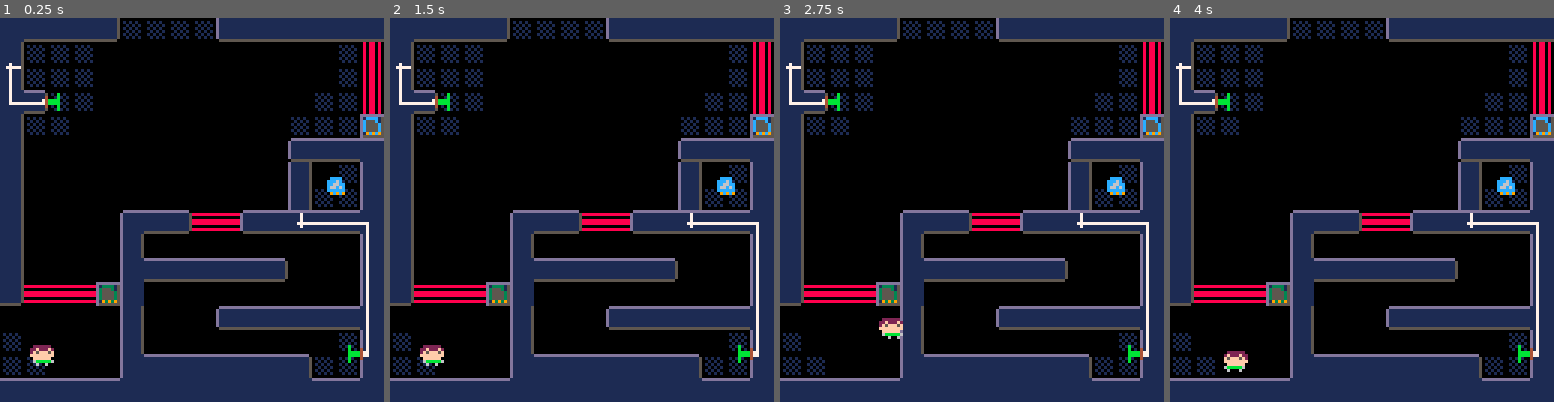
Above: before the commit, frames 1-4 (left to right).
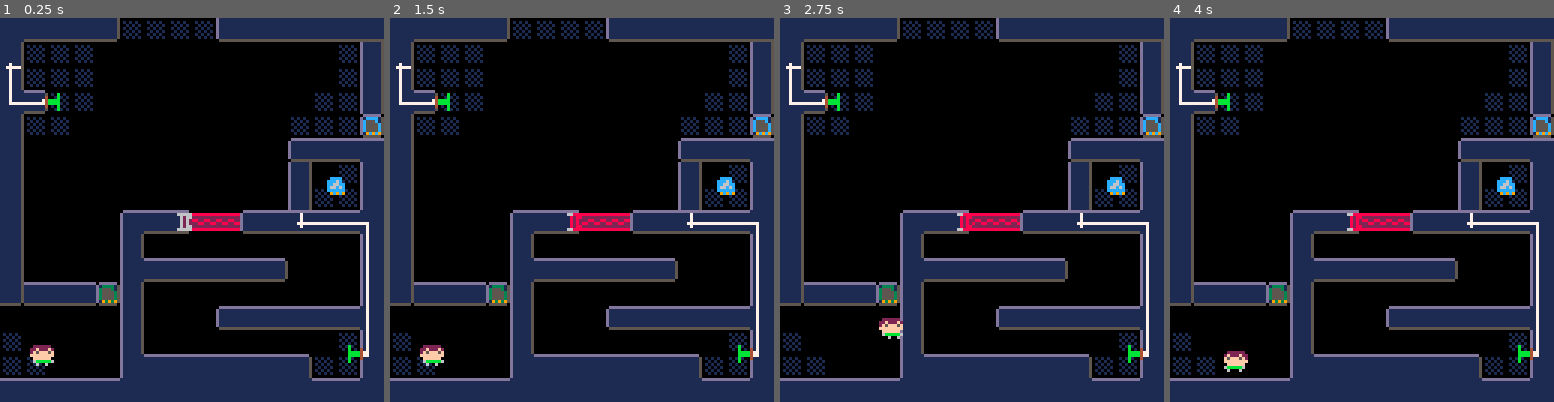
Above: after the commit, the same moments.

Repository: codekitchen/pico-8-circuits
Game: PICO-8 cartridge circuits.p8
The game is run twice, just before and just after one commit, with the same random seed, the same clock (stepped at 60 frames per second) and the same inputs.
Inputs:
- Up to frame 1 (0.25 s): no input
- Up to frame 2 (1.5 s): tap X (X key) at 0.33, 1.07 s; tap O (Z key) at 0.7 s
- Up to frame 3 (2.75 s): hold Right 1.6-2.1 s; tap O (Z key) at 1.7, 2.1, 2.5 s; tap X (X key) at 1.85 s; hold Up 2.15-2.42 s; hold Right from 2.47 s (still down)
- Up to frame 4 (4 s): tap O (Z key) at 2.9, 3.3, 3.7 s; tap X (X key) at 2.97 s; release Right at 3.03 s; hold Left 3.08-3.58 s; hold Down 3.63-3.97 s

The runs differ from the first frame. In frame 1, 2.9% of the frame differs, in the area x 6-100%, y 6-75%; in frame 2, 2.9%; in frame 3, 2.9%; in frame 4, 2.9%.

Commit message:
animate the doorways

Diff:
--- a/circuits.p8
+++ b/circuits.p8
@@ -414,7 +414,7 @@
   opentile=0,
   initialize=function(self,...)
     component.initialize(self,...)
-    if (not self.walltile) self.walltile = self.facing.horiz and 97 or 80
+    self.walltile = self.facing.horiz and 72 or 87
   end,
   tick=function(self)
     local prev=self.open
@@ -428,8 +428,8 @@
     end
   end,
   set_tiles=function(self)
-    for x=self.pos.x+self.doorway[1]*8,self.pos.x+self.doorway[3]*8 do
-      for y=self.pos.y+self.doorway[2]*8,self.pos.y+self.doorway[4]*8 do
+    for x=self.pos.x+self.doorway[1]*8,self.pos.x+self.doorway[3]*8,8 do
+      for y=self.pos.y+self.doorway[2]*8,self.pos.y+self.doorway[4]*8,8 do
         world:tile_set(v({x,y}),self.current)
       end
     end
@@ -440,6 +440,30 @@
   tick=function(self)
     self.powered=self.c.powered
     doorbase.tick(self)
+  end,
+})
+types.energydoor=types.door:copy({
+  spr=96,
+  initialize=function(self,...)
+    types.door.initialize(self,...)
+    self.walltile = self.facing.horiz and 97 or 113
+    if (not self.facing.horiz) self.spr=112
+    self.flipy=self.facing==north
+    self.flipx=self.facing==west
+  end,
+  draw=function(self)
+    types.door.draw(self)
+    if (self.current == self.transition_tile) pal(8,9) actor.draw(self)
+    if (self.current == self.opentile) pal(8,6) actor.draw(self) pal() return
+    if (self.current == self.transition_tile) pal(2,0) pal(8,9)
+    local tile=self.walltile+(self.facing.id<3 and -1 or 1)*flr(tick/2)%4
+    for x=self.pos.x+self.doorway[1]*8,self.pos.x+self.doorway[3]*8,8 do
+      for y=self.pos.y+self.doorway[2]*8,self.pos.y+self.doorway[4]*8,8 do
+        rectfill(x-4,y-4,x+3,y+3,0)
+        spr(tile,x-4,y-4)
+      end
+    end
+    pal()
   end,
 })
 key_colors={2,3,12,8,10}
@@ -451,6 +475,7 @@
   initialize=function(self,...)
     doorbase.initialize(self,...)
     self.opentile = self.facing.horiz and 81 or 82
+    self.walltile = self.facing.horiz and 72 or 87
   end,
   start=function(self)
     if peek(cartdata_base+self.id)>0 then
@@ -828,6 +853,7 @@
 door/60/51/doorway={1,0,5,0/cfacing=west/walltile=72
 button/18/108/cshow=false/flipx=true/reset=2
 robot_spawner/16/96/cfacing=west/robot_id=0/coffs=v{-2,0
+energydoor/60/84/doorway={0,-3,0,-1/facing=north/cshow=false
 |{1,1,2,1
 {4,1,3,1
 ]],{
@@ -836,14 +862,14 @@
   }
 })
 parse_room([[1,1
-|door/20/84/cfacing=south/coffs=v{0,3/doorway={1,0,3,0
+|energydoor/20/84/facing=east/cfacing=south/coffs=v{1,3/doorway={1,0,3,0
 button/10/116/flipx=true/reset=5/cfacing=east/coffs=v{2,-5
-door/88/52/facing=south/cfacing=west/doorway={0,1,0,2
+energydoor/92/52/facing=south/cfacing=west/doorway={0,1,0,2/coffs=v{-4,1
 button/10/76/flipx=true/cfacing=east/coffs=v{2,-5
 button/18/28/cshow=false/flipx=true/reset=2
 robot_spawner/16/16/cfacing=west/robot_id=0/coffs=v{-2,0
 button/118/16/cfacing=south/cshow=false
-door/60/44/doorway={0,-4,0,-1/facing=north/cfacing=south/coffs=v{0,-3
+energydoor/60/44/doorway={0,-4,0,-1/facing=north/cfacing=east/coffs=v{3,-2
 key/113/73/id=1
 keydoor/20/44/id=1/doorway={1,0,3,0
 |{2,1,1,1
@@ -884,9 +910,10 @@
 button/18/28/cshow=false/flipx=true/reset=2
 robot_spawner/16/16/cfacing=west/robot_id=1/coffs=v{-2,0
 button/118/112/cfacing=south/cshow=false
-door/100/68/doorway={0,-2,0,-1/walltile=87/coffs=v{0,-3
+door/100/68/doorway={0,-2,0,-1/facing=north/coffs=v{0,-3
 key/112/56/id=3
 keydoor/124/36/id=3/doorway={0,-3,1,-1/facing=north
+energydoor/60/68/doorway={1,0,2,0/facing=east/cshow=false
 |{3,1,2,1
 {4,1,5,1
 ]],{
@@ -902,7 +929,7 @@
 robot_spawner/112/104/cfacing=east/robot_id=2/coffs=v{17,0
 button/54/28/cshow=false/cfacing=south/reset=2
 splitter/10/14
-door/22/92/doorway={1,0,3,0/cfacing=west
+energydoor/20/92/doorway={1,0,3,0/cfacing=west/facing=east
 |{2,1,1,1
 {3,1,4,1
 {4,3,5,1
@@ -935,7 +962,7 @@
 robot_spawner/24/16/robot_id=3/cfacing=north/coffs=v{7,-10
 button/118/116/cshow=false
 splitter/124/4
-door/36/6/doorway={0,1,0,3/cfacing=north/facing=north
+energydoor/36/4/doorway={0,1,0,3/cfacing=north/facing=south
 |{1,1,2,1
 {4,1,3,1
 {4,2,5,1
@@ -944,8 +971,9 @@
 |button/110/68/reset=2/cshow=false
 robot_spawner/112/56/robot_id=4/coffs=v{17,0/cfacing=east
 button/26/68/flipx=true/cshow=false
-door/59/94/doorway={0,1,0,3/walltile=87/cfacing=north
+door/59/94/doorway={0,1,0,3/cfacing=north/facing=south
 key/16/112/id=4
+energydoor/84/28/doorway={0,-1,0,-1/facing=north/cshow=false
 |{2,1,1,1
 {3,1,4,1
 ]]
@@ -1460,39 +1488,39 @@
 
 
 __gff__
-00000000000019150d090000000000000000000000810b000000000000000000000000000000130007000000000000000000000000000000000000000000000081810001010101818181818100000000018080010101018100008181000000008101000000000081008181810000000000000000000000818181818100000000
+00000000000019150d090000000000000000000000810b000000000000000000000000000000130007000000000000000000000000000000000000000000000081810001010101818181818100000000008080010101018100008181000000000101010101000081008181810000000000010101010000818181818100000000
 0000000000000000000000000000000000000000000000000000000000000000000000000000000000000000000000000000000000000000000000000000000000000000000000000000000000000000000000000000000000000000000000000000000000000000000000000000000000000000000000000000000000000000
 __map__
 00000000000000447700000000000000406b6b6b6b6b6b6b6b6b6b6b6b6b6b40406b6b6b6b6b6b6b6b6b6b6b6b6b6b404040404040404040404040406b6b6b40406b6b6b6b6b6b6b6b6b6b6b6b6b6b40000000000000000000000000000000000000000000000000000000000000000000000000000000000000000000000000
-005b4848484877000054484848485a007b00000000000000000000000000004b4a42424242000000000000000042426a40404040404040404040407b4242424b4a42424250000000000000000000006a000000000000000000000000000000000000000000000000000000000000000000000000000000000000000000000000
-005700000000000000000000000057007b0000000000000000000000000000424242420000000000000069000000426a40406b6b6b6b6b404040407b424242525242420050000000000000000000006a000000000000000000000000000000000000000000000000000000000000000000000000000000000000000000000000
-005700000000000000000000000057007b000000000000000000000000004242424200000000000000004b4848484840407b00000042426a406b6b4a004242525242000050000000000000000000006a000000000000000000000000000000000000000000000000000000000000000000000000000000000000000000000000
+005b4848484877000054484848485a007b00000000000000000000000000004b4a42424242000000000000000042426a40404040404040404040407b4242424b4a42424271000000000000000000006a000000000000000000000000000000000000000000000000000000000000000000000000000000000000000000000000
+005700000000000000000000000057007b0000000000000000000000000000424242420000000000000069000000426a40406b6b6b6b6b404040407b424242525242420071000000000000000000006a000000000000000000000000000000000000000000000000000000000000000000000000000000000000000000000000
+005700000000000000000000000057007b000000000000000000000000004242424200000000000000004b4848484840407b00000042426a406b6b4a004242525242000071000000000000000000006a000000000000000000000000000000000000000000000000000000000000000000000000000000000000000000000000
 005700000000000000000000000057007b0000000000000000000000000042424200000000000000000000000000006a407b00000000426a7b0000000000425b7a7a7a7a7a5a4200005b7a7a5a00006a000000000000000000000000000000000000000000000000000000000000000000000000000000000000000000000000
 005700000000000000000000000057007b00000000000000000000000042425b7a484848484848484848485a0000006a407b00000000004b4a0000000000426a40404040407b4242426a40407b00006a000000000000000000000000000000000000000000000000000000000000000000000000000000000000000000000000
 00530000000000000000000000007900404848484848487748484848487848407b00000000000000000000570000006a407b000000000000000000000000426a406b6b6b6b6b4848486b6b6b4a00006a000000000000000000000000000000000000000000000000000000000000000000000000000000000000000000000000
-690000000000000000000000000000457b42420000000050000000000000006a7b00000000000000000000796161616a407b000000000000000000000000006a7b00000000000000000000000000006a000000000000000000000000000000000000000000000000000000000000000000000000000000000000000000000000
-430000000000000000000000000000797b42000000000050000000000000006a7b00000000000000000000000000006a40405a0000000000000000000000006a7b00000000000000000000000000006a000000000000000000000000000000000000000000000000000000000000000000000000000000000000000000000000
-006900000000000000000000000055007b42420000000050000000000000006a7b00000000000000000000000000006a40407b0000000000000000000000006a7b00005b7a7a5a000042425b7a7a7a40000000000000000000000000000000000000000000000000000000000000000000000000000000000000000000000000
-005700000000000000000000000057004048484848484877000000000000006a7b00005b48484877616161784848484040407b0000000000000000000000006a7b00006a40407b004242426a40404040000000000000000000000000000000000000000000000000000000000000000000000000000000000000000000000000
+690000000000000000000000000000457b42420000000071000000000000006a7b00000000000000000000794848486a407b000000000000000000000000006a7b00000000000000000000000000006a000000000000000000000000000000000000000000000000000000000000000000000000000000000000000000000000
+430000000000000000000000000000797b42000000000071000000000000006a7b00000000000000000000000000006a40405a0000000000000000000000006a7b00000000000000000000000000006a000000000000000000000000000000000000000000000000000000000000000000000000000000000000000000000000
+006900000000000000000000000055007b42420000000071000000000000006a7b00000000000000000000000000006a40407b0000000000000000000000006a7b00005b7a7a5a000042425b7a7a7a40000000000000000000000000000000000000000000000000000000000000000000000000000000000000000000000000
+005700000000000000000000000057004048484848484877000000000000006a7b00005b48484877484848784848484040407b0000000000000000000000006a7b00006a40407b004242426a40404040000000000000000000000000000000000000000000000000000000000000000000000000000000000000000000000000
 005700000000000000000000000057007b42424242000000000000000000006a7b00005700000000000000000000006a40407b616161784848484848484848407b00004b6b6b6b484848486b6b6b6b40000000000000000000000000000000000000000000000000000000000000000000000000000000000000000000000000
 005700000000000000000000000057007b42424200000000000000000000006a7b00005700000000000000000000006a40404a4200000000000000004242426a7b00000000000000000000000000006a000000000000000000000000000000000000000000000000000000000000000000000000000000000000000000000000
 005719000000000000000000000057004077424200000000000000000000426a7b42005700000042000000000000006a404a424200000000000000004242426a7b00000000000000000000000000426a000000000000000000000000000000000000000000000000000000000000000000000000000000000000000000000000
 004b4848484856000078484848484a007b42420000000000000000000042426a7b42425700004242424200000000006a7b424242424200000000000042425b40407a5a4242425b7a5a0000000000426a000000000000000000000000000000000000000000000000000000000000000000000000000000000000000000000000
 00000000000000784600000000000000407a7a7a7a7a7a7a7a7a5a4242425b40407a7a405a424242425b7a7a7a7a7a40407a7a7a7a7a7a5a00005b7a7a7a40404040407a7a7a4040407a5a5151515b40000000000000000000000000000000000000000000000000000000000000000000000000000000000000000000000000
 40404040404040404040404040404040406b6b6b6b6b6b6b6b6b4a4242424b40406b6b6b4a424242424b6b6b6b6b6b6b6b6b6b6b6b6b6b4a00004b6b6b6b6b40406b6b6b6b6b40406b6b7b5151514b40000000000000000000000000000000000000000000000000000000000000000000000000000000000000000000000000
-400000000000000000000000000000407b42424242000050004242424242426a7b4242420000000000000000000042505000000000000000000000000000006a7b00000000006a4a000079000000006a000000000000000000000000000000000000000000000000000000000000000000000000000000000000000000000000
-400000000000000000000000000000407b42424200000050000000004242006a7b4242420000000000000000000042505000000000000000000000000000006a7b00000000007900000050006900006a000000000000000000000000000000000000000000000000000000000000000000000000000000000000000000000000
-400000000000000000000000000000404077424200000050000000000000006a407742420000000000000000004242505000000000000000000000000000006a7b0000000000000000005b484a00006a000000000000000000000000000000000000000000000000000000000000000000000000000000000000000000000000
-400000000000000000000000000000407b42420000000050000000000000006a7b4242000000000000000000424242155a00000000000000000000000000006a7b005b4848770000690057000000006a000000000000000000000000000000000000000000000000000000000000000000000000000000000000000000000000
-4000000000000000000000000000004040771561616178484848487a484848407b00000000000000000000007848487a7b00000000000000000000000000006a7b00790000000000570057000000426a000000000000000000000000000000000000000000000000000000000000000000000000000000000000000000000000
+400000000000000000000000000000407b42424242000071004242424242426a7b4242420000000000000000000042575700000000000000000000000000006a7b00000000006a4a000079000000006a000000000000000000000000000000000000000000000000000000000000000000000000000000000000000000000000
+400000000000000000000000000000407b42424200000071000000004242006a7b4242420000000000000000000042575700000000000000000000000000006a7b00000000007900000071006900006a000000000000000000000000000000000000000000000000000000000000000000000000000000000000000000000000
+400000000000000000000000000000404077424200000071000000000000006a407742420000000000000000004242575700000000000000000000000000006a7b0000000000000000005b484a00006a000000000000000000000000000000000000000000000000000000000000000000000000000000000000000000000000
+400000000000000000000000000000407b42420000000071000000000000006a7b4242000000000000000000424242155a00000000000000000000000000006a7b005b4848770000690057000000006a000000000000000000000000000000000000000000000000000000000000000000000000000000000000000000000000
+4000000000000000000000000000004040771548484878484848487a484848407b00000000000000000000007848487a7b00000000000000000000000000006a7b00790000000000570057000000426a000000000000000000000000000000000000000000000000000000000000000000000000000000000000000000000000
 400000000000000000000000000000407b00000000000000000000790000006a7b00000000000000000000005700426a7b00000000000000000000000000006a7b000000690000784a0057004242426a000000000000000000000000000000000000000000000000000000000000000000000000000000000000000000000000
-400000000000000000000000000000407b00000000000000000000500000426a7b00000000000000000000005742426a7b00000000000000000000000000006a7b00000057000000000057004242426a000000000000000000000000000000000000000000000000000000000000000000000000000000000000000000000000
-400000000000000000000000000000407b42000000000000000000500000426a7b000000005b487761617848484848407b00000000000000000000000000006a7b006942570000000000570042427840000000000000000000000000000000000000000000000000000000000000000000000000000000000000000000000000
+400000000000000000000000000000407b00000000000000000000710000426a7b00000000000000000000005742426a7b00000000000000000000000000006a7b00000057000000000057004242426a000000000000000000000000000000000000000000000000000000000000000000000000000000000000000000000000
+400000000000000000000000000000407b42000000000000000000710000426a7b000000005b487761617848484848407b00000000000000000000000000006a7b006942570000000000570042427840000000000000000000000000000000000000000000000000000000000000000000000000000000000000000000000000
 400000000000000000000000000000407b42420000000000000000690042426a7b00000000570000000000000000006a7b00000000000000000000000000006a7b004b484a000000000057000000006a000000000000000000000000000000000000000000000000000000000000000000000000000000000000000000000000
 4000000000000000000000000000004040487761616178484848486b484848407b000000006a4848484848770000006a7b00000000000000000000000000006a7b00000000000000000057000000006a000000000000000000000000000000000000000000000000000000000000000000000000000000000000000000000000
-400000000000000000000000000000407b00000000000000000000000000424b4a616161156a0000000000000000006a4048484848484877616161616161154b6b4848484848484848484a000000006a000000000000000000000000000000000000000000000000000000000000000000000000000000000000000000000000
-400000000000000000000000000000407b000000000000000000000000424242000000000057000000784848484848407b0000000000005000000000000000424242000000000057424200000000006a000000000000000000000000000000000000000000000000000000000000000000000000000000000000000000000000
-400000000000000000000000000000407b4242000000000000000000000042424200000000570000000000000000426a7b0000004242005000000000000000424242000000000057420000000000006a000000000000000000000000000000000000000000000000000000000000000000000000000000000000000000000000
+400000000000000000000000000000407b00000000000000000000000000424b4a48484800570000000000000000006a4048484848484877484848484848154b6b4848484848484848484a000000006a000000000000000000000000000000000000000000000000000000000000000000000000000000000000000000000000
+400000000000000000000000000000407b000000000000000000000000424242000000000057000000784848484848407b0000000000005700000000000000424242000000000057424200000000006a000000000000000000000000000000000000000000000000000000000000000000000000000000000000000000000000
+400000000000000000000000000000407b4242000000000000000000000042424200000000570000000000000000426a7b0000004242005700000000000000424242000000000057420000000000006a000000000000000000000000000000000000000000000000000000000000000000000000000000000000000000000000
 400000000000000000000000000000407b42000000000000000000000000004242420000006a7a7a7a7a7a7a5a42426a7b00424242424215000000000000005b5a42424200000057424242424200006a000000000000000000000000000000000000000000000000000000000000000000000000000000000000000000000000
 40404040404040404040404040404040407a7a7a7a7a7a7a7a7a7a7a7a7a7a7a7a7a7a7a7a40404040404040407a7a40407a7a5a4242425b7a7a7a7a7a7a7a40407a7a7a7a7a7a7a5a5151515b7a7a40000000000000000000000000000000000000000000000000000000000000000000000000000000000000000000000000
 
Not shown, changed: 25 lines of the sprite sheet (__gfx__) section of circuits.p8
